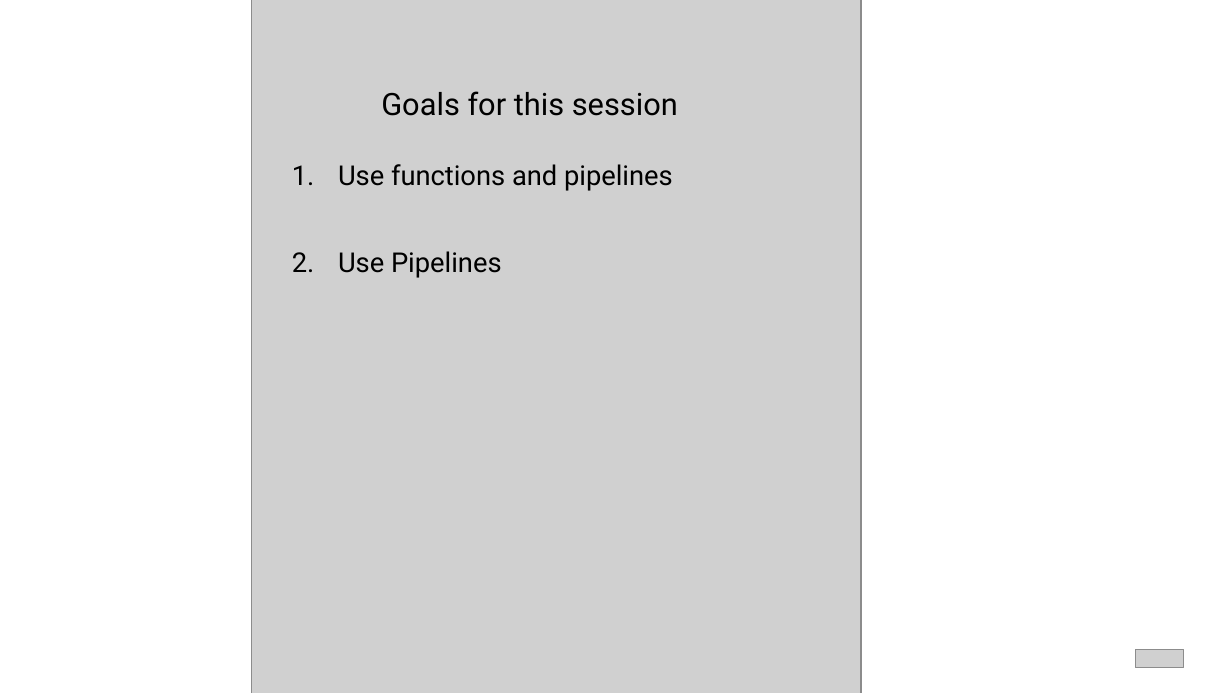
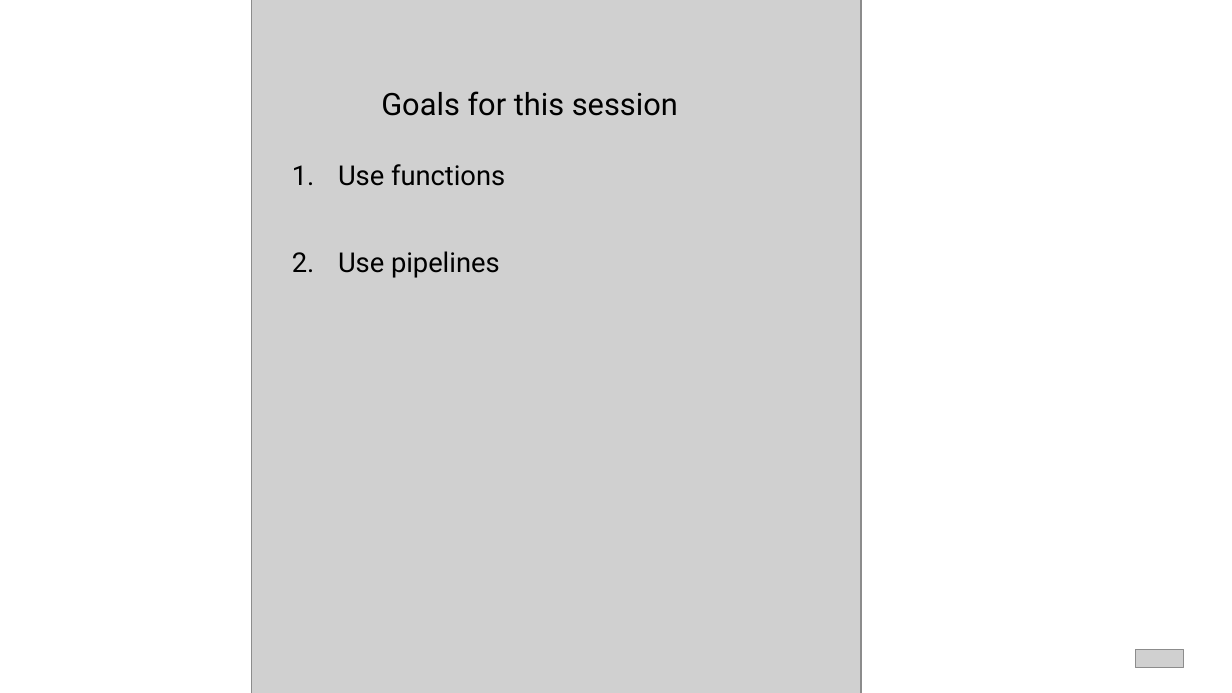
Before and after one commit to Hassel93/helm_course, a slide deck: slide 2 of presentations/02_02_Functions.pptx. Drawn at 1232x693 pixels with LibreOffice and Linux fonts; fonts in the diff are those of the drawing; grey boxes stand for pictures; background and template pictures are left out. Boxes give left, top, right and bottom in pixels: in the first picture for what was removed or moved away, otherwise in the second. Text is boxed around its words. In the diff, an @@ line names an element or a change of style, - is before the commit and + after.

```diff
--- a/presentations/02_02_Functions.pptx
+++ b/presentations/02_02_Functions.pptx
@@ text at (338, 164, 505, 278): text changed @@
-1. Use functions and pipelines
-2. Use Pipelines
+1. Use functions
+2. Use pipelines
```
Also in this commit, not shown: 2 other slides changed, 5 slides removed, 44 other files.
